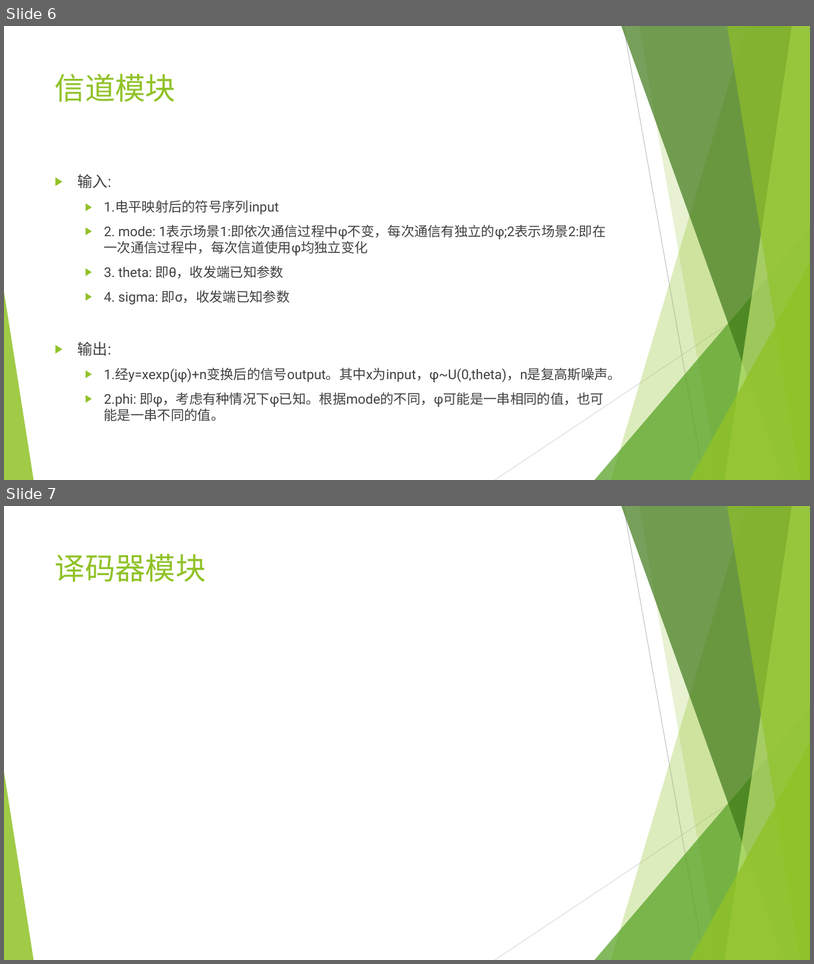
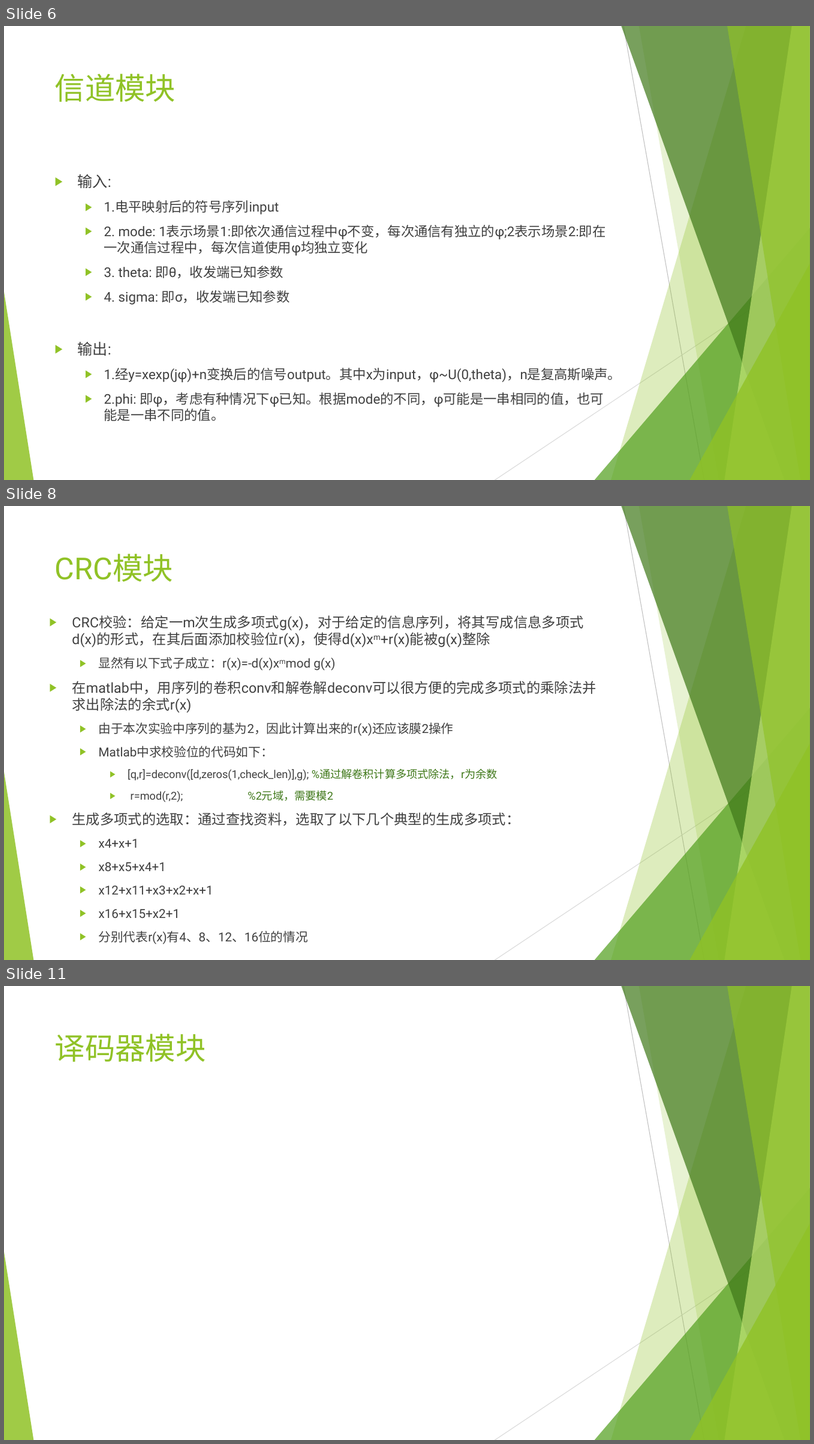
Before and after one commit to EECodingPresentation/project1, a slide deck: v1.pptx. Shown one above the other, each under a label of ours: slides 6 and 7 before the commit, slides 6, 8 and 11 after it; the slides between them are not shown. The pictures are 814x964 and 814x1444 pixels, drawn with LibreOffice and Linux fonts; fonts in the diff are those of the drawing; grey boxes stand for pictures. Boxes give left, top, right and bottom in pixels: in the first picture for what was removed or moved away, otherwise in the second. Text is boxed around its words. In the diff, an @@ line names an element or a change of style, - is before the commit and + after.

```diff
--- a/v1.pptx
+++ b/v1.pptx
@@ slide 8 added at <box>4,506,810,960</box>, background #FFFFFF; not listed: 10 template elements that a slide beside it also shows @@
@@ title added at <box>55,553,173,582</box>, 36 pt, text #90C226 @@
+CRC模块
@@ text added at <box>72,615,596,918</box>, 16.6 pt, text #404040 @@
+▶ CRC校验：给定一m次生成多项式g(x)，对于给定的信息序列，将其写成信息多项式d(x)的形式，在其后面添加校验位r(x)，使得d(x)xm+r(x)能被g(x)整除
+  ▶ 显然有以下式子成立：r(x)=-d(x)xmmod g(x)
+▶ 在matlab中，用序列的卷积conv和解卷解deconv可以很方便的完成多项式的乘除法并求出除法的余式r(x)
+  ▶ 由于本次实验中序列的基为2，因此计算出来的r(x)还应该膜2操作
+  ▶ Matlab中求校验位的代码如下：
+    ▶ [q,r]=deconv([d,zeros(1,check_len)],g); %通过解卷积计算多项式除法，r为余数
+    ▶ r=mod(r,2); %2元域，需要模2
+▶ 生成多项式的选取：通过查找资料，选取了以下几个典型的生成多项式：
+  ▶ x4+x+1
+  ▶ x8+x5+x4+1
+  ▶ x12+x11+x3+x2+x+1
+  ▶ x16+x15+x2+1
+  ▶ 分别代表r(x)有4、8、12、16位的情况
@@ what was slide 7 is now slide 11 @@
```
Also in this commit, not shown: 3 other slides added.
